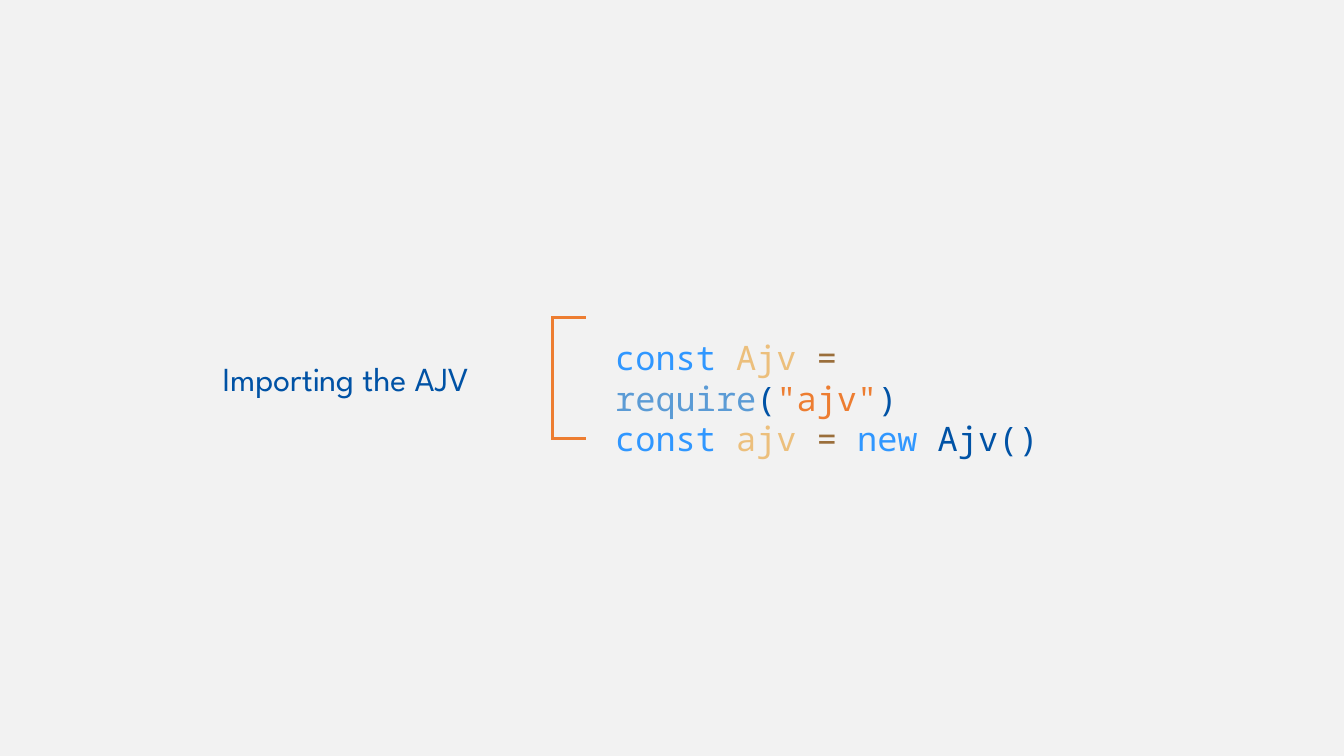
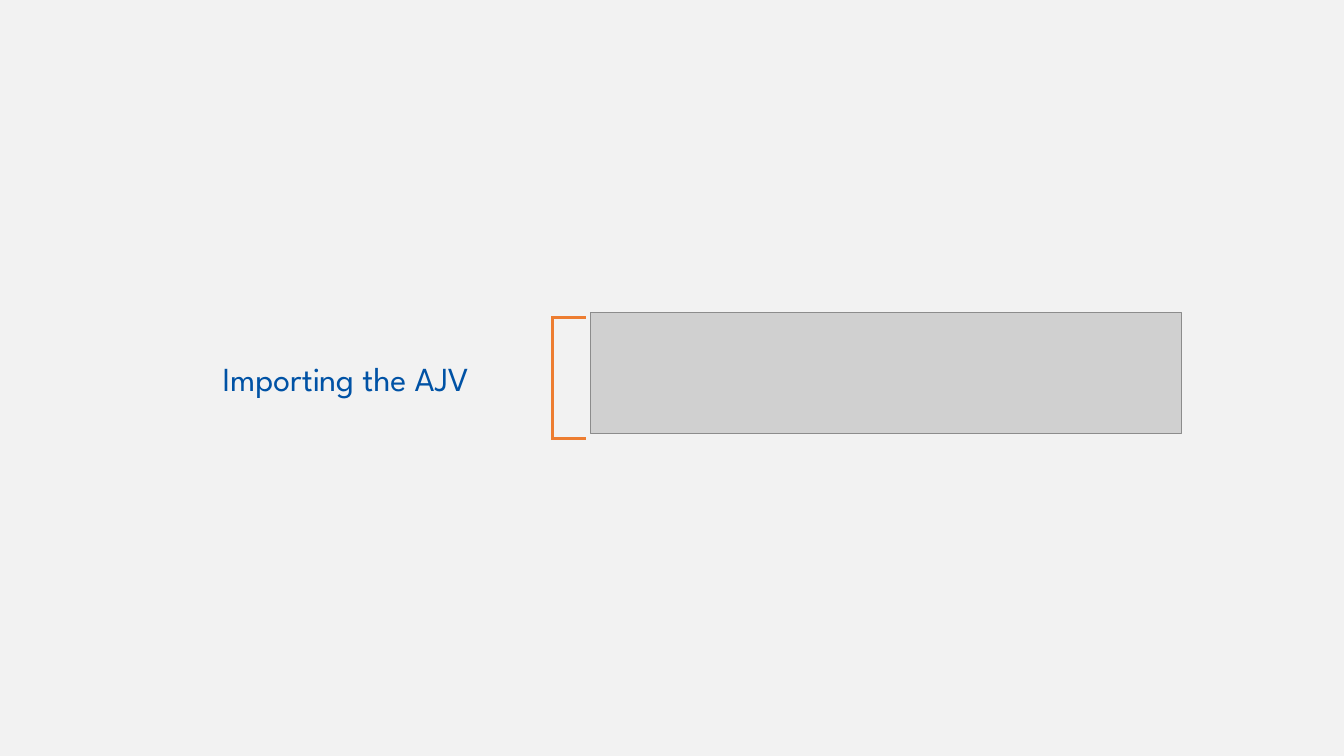
Before and after one commit to w3c/wot-cg, a slide deck: slide 12 of Tutorials/whatiswot/8-JSON_Schema_in_Practice_3/8-JSON_Schema_in_Practice_3.pptx. Drawn at 1344x756 pixels with LibreOffice and Linux fonts; fonts in the diff are those of the drawing; grey boxes stand for pictures. Boxes give left, top, right and bottom in pixels: in the first picture for what was removed or moved away, otherwise in the second. Text is boxed around its words. In the diff, an @@ line names an element or a change of style, - is before the commit and + after.

```diff
--- a/Tutorials/whatiswot/8-JSON_Schema_in_Practice_3/8-JSON_Schema_in_Practice_3.pptx
+++ b/Tutorials/whatiswot/8-JSON_Schema_in_Practice_3/8-JSON_Schema_in_Practice_3.pptx
@@ picture added at <box>591,313,1183,434</box> @@
@@ text removed at <box>615,344,1039,460</box> @@
-const Ajv = require("ajv")
-const ajv = new Ajv()
```
Also in this commit, not shown: 13 other slides changed, 3 slides added, 3 slides removed, 21 other files.
